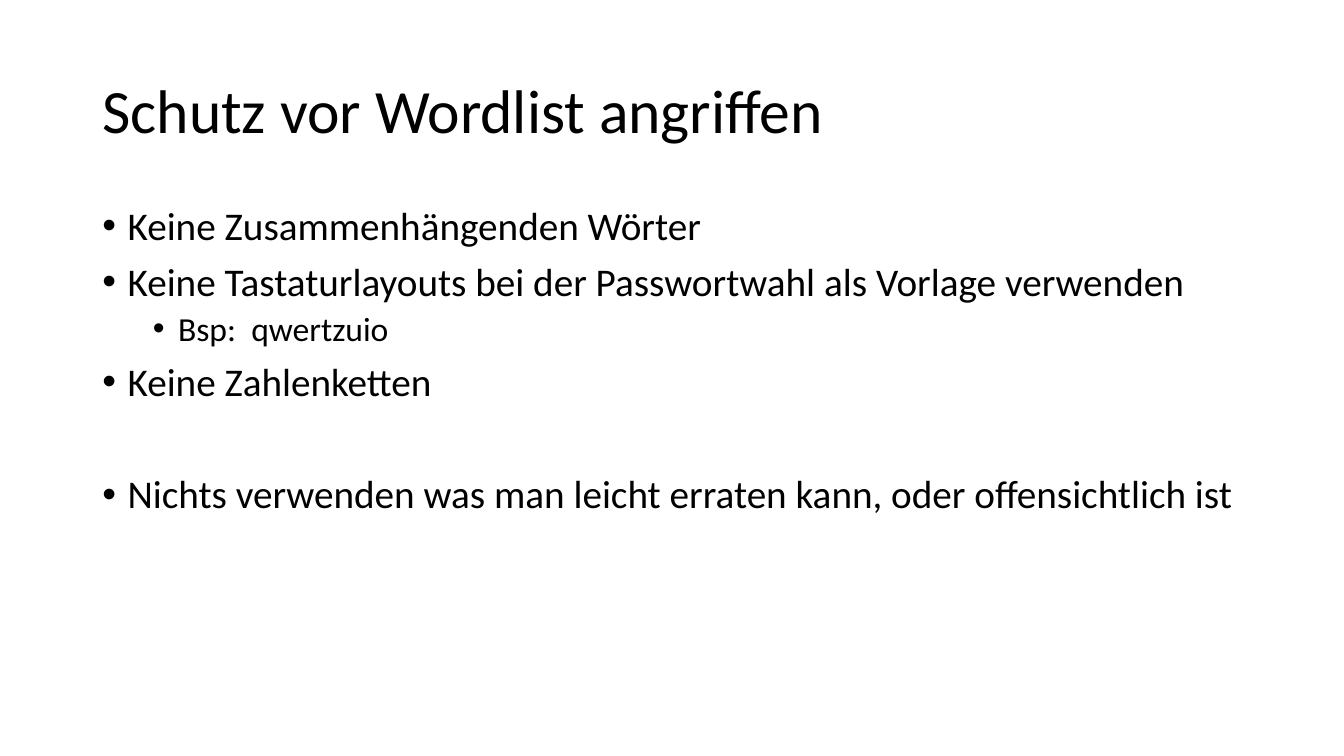
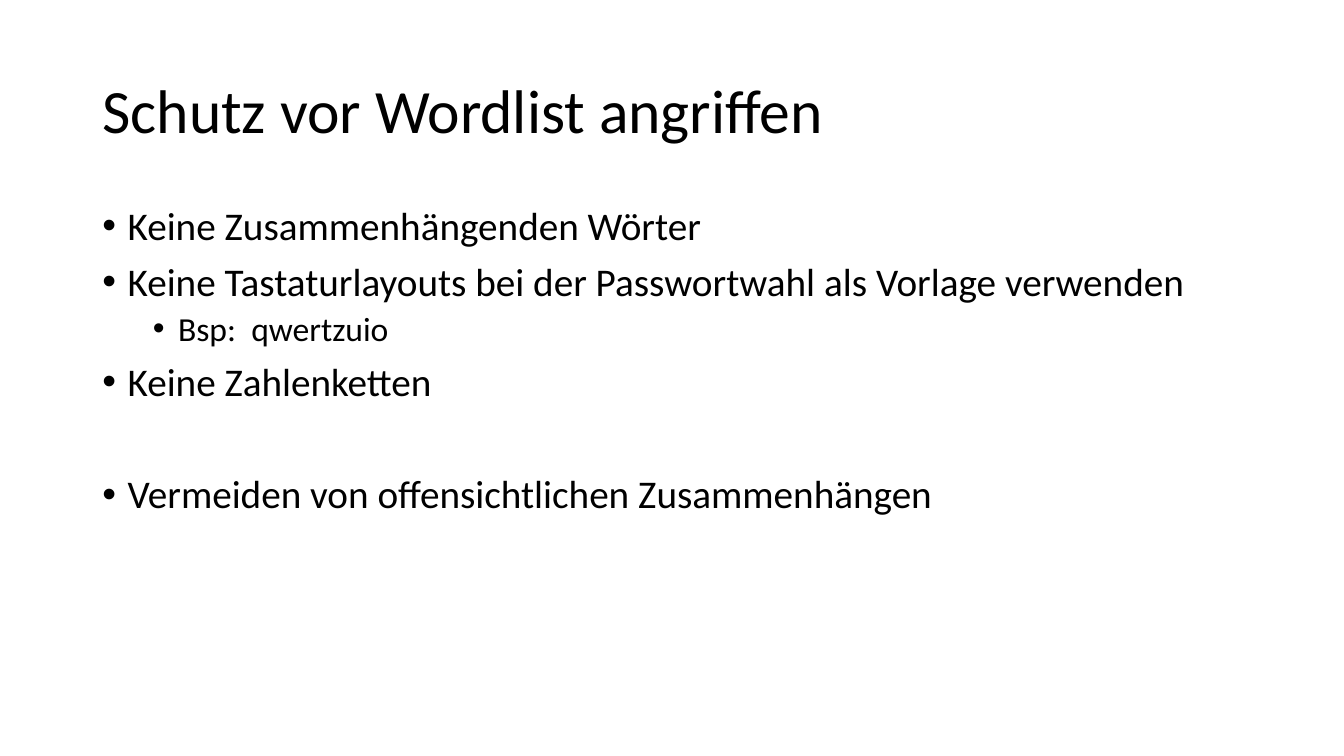
Before and after one commit to StefanSchuck/JohnTheRipperVortrag, a slide deck: slide 12 of Vortrag.pptx. Drawn at 1344x756 pixels with LibreOffice and Linux fonts; fonts in the diff are those of the drawing. Boxes give left, top, right and bottom in pixels: in the first picture for what was removed or moved away, otherwise in the second. Text is boxed around its words. In the diff, an @@ line names an element or a change of style, - is before the commit and + after.

```diff
--- a/Vortrag.pptx
+++ b/Vortrag.pptx
@@ text at (128,480,932,515): text changed @@
-• Nichts verwenden was man leicht erraten kann, oder offensichtlich ist
+• Vermeiden von offensichtlichen Zusammenhängen
```
Also in this commit, not shown: 1 other slide changed.
